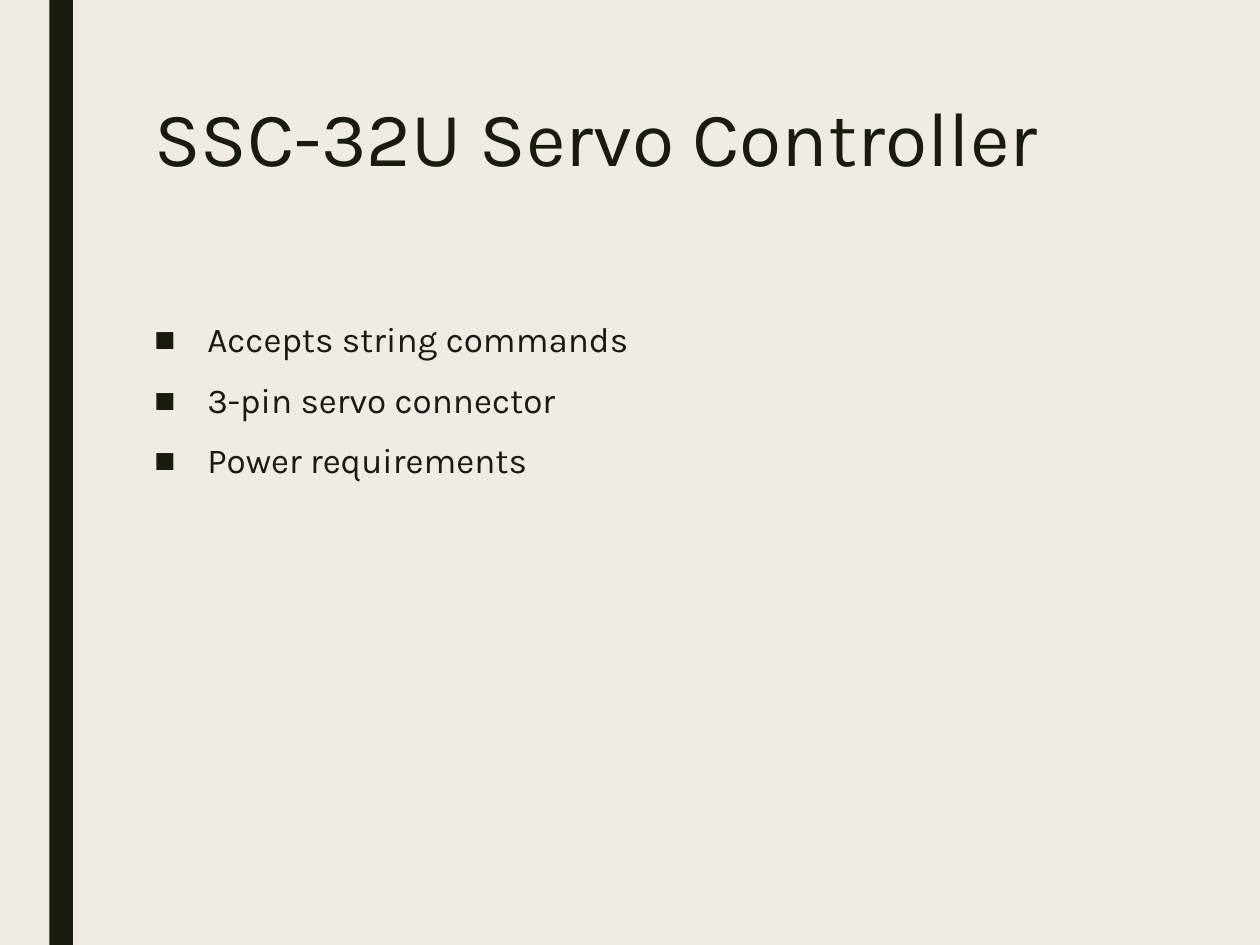
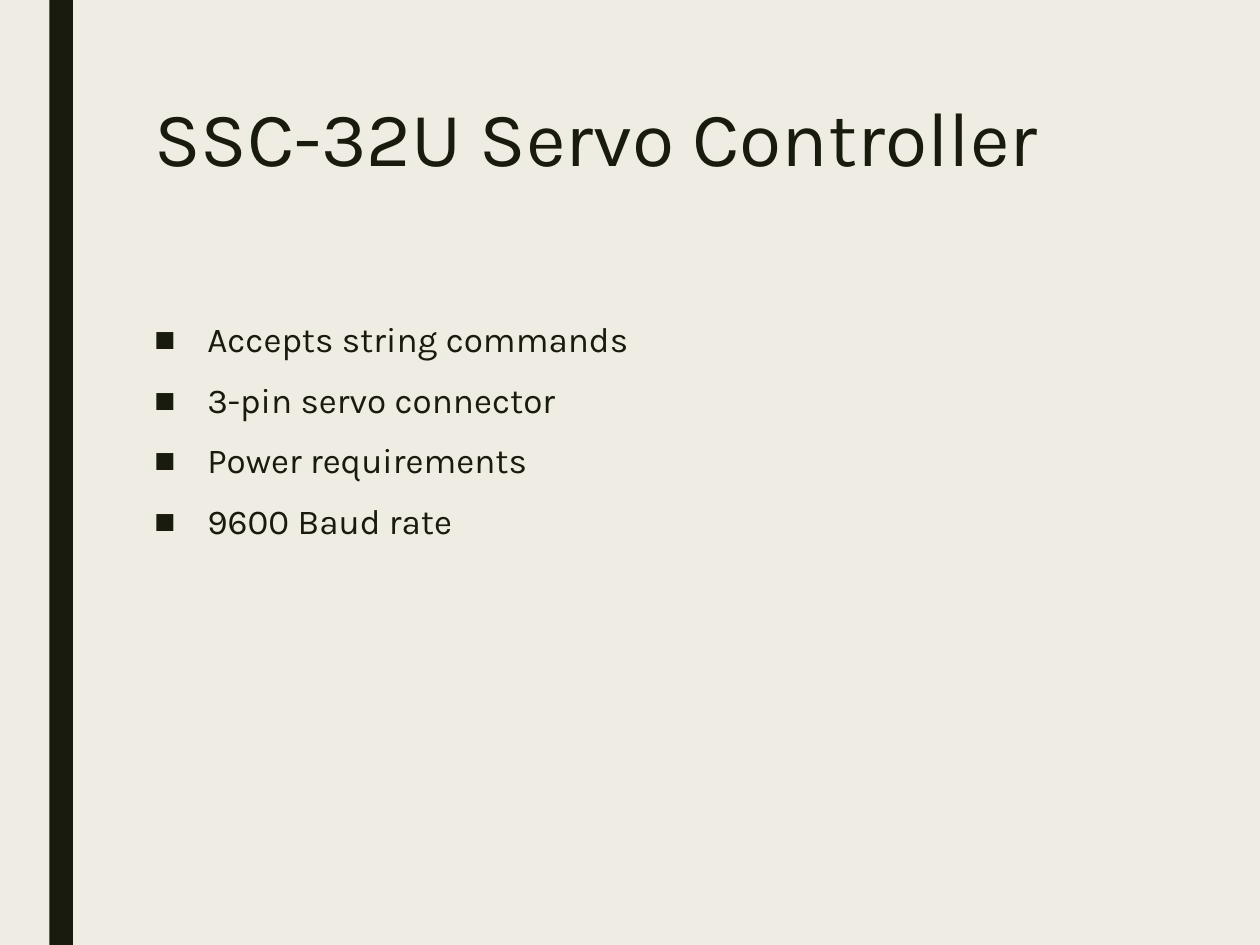
Before and after one commit to StormWulf/Mobile-Motion-Tracking-Robot-Arm, a slide deck: slide 6 of Documents/Presentation/Mobile Motion Tracking Robot Arm poster.pptx (slide 7 before the commit). Drawn at 1260x945 pixels with LibreOffice and Linux fonts; fonts in the diff are those of the drawing. Boxes give left, top, right and bottom in pixels: in the first picture for what was removed or moved away, otherwise in the second. Text is boxed around its words. In the diff, an @@ line names an element or a change of style, - is before the commit and + after.

```diff
--- a/Documents/Presentation/Mobile Motion Tracking Robot Arm poster.pptx
+++ b/Documents/Presentation/Mobile Motion Tracking Robot Arm poster.pptx
@@ text at (x1=207, y1=510, x2=452, y2=535): paragraph added @@
+■ 9600 Baud rate
```
Also in this commit, not shown: 4 other slides changed, 1 other file.
